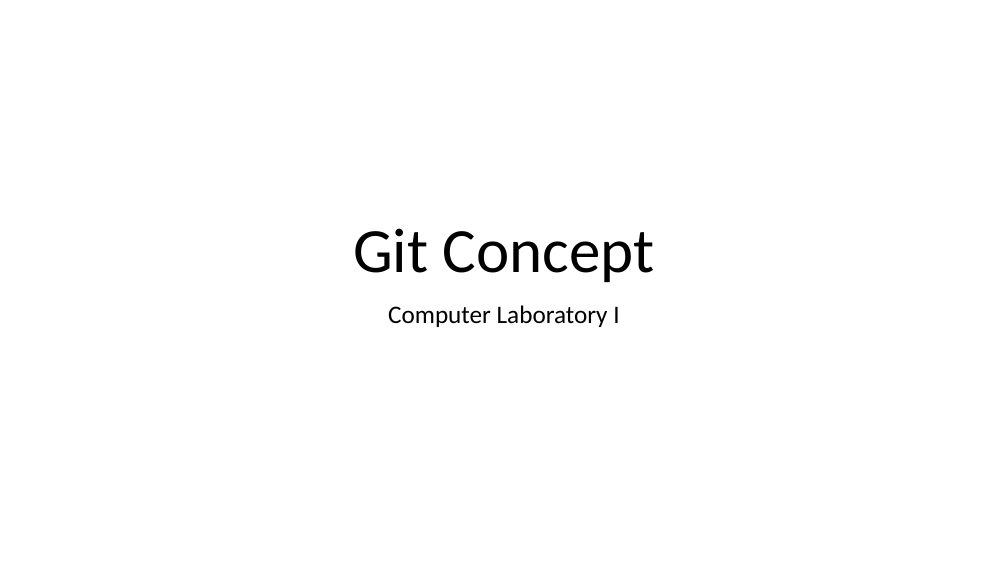
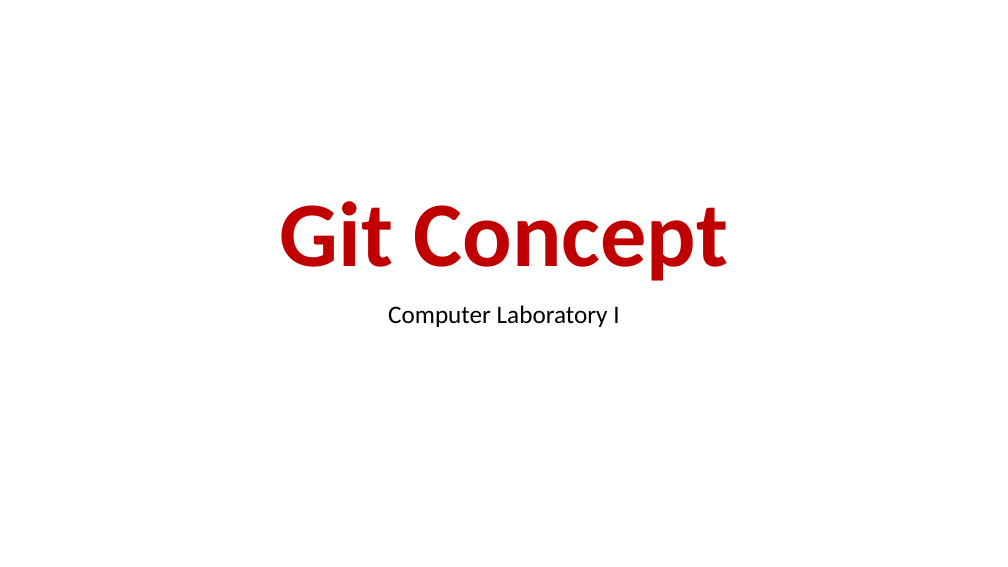
Before and after one commit to koson/COMPLAB1-Git--Week-09-, a slide deck: slide 1 of Documents/Week 09 git concept.pptx. Drawn at 1008x567 pixels with LibreOffice and Linux fonts; fonts in the diff are those of the drawing. Boxes give left, top, right and bottom in pixels: in the first picture for what was removed or moved away, otherwise in the second. Text is boxed around its words. In the diff, an @@ line names an element or a change of style, - is before the commit and + after.

```diff
--- a/Documents/Week 09 git concept.pptx
+++ b/Documents/Week 09 git concept.pptx
@@ title "Git Concept" at [280,201,728,281]: size 60 to 88 pt, text colour #000000 to #C00000, bold on @@
```
Also in this commit, not shown: 1 slide added.
